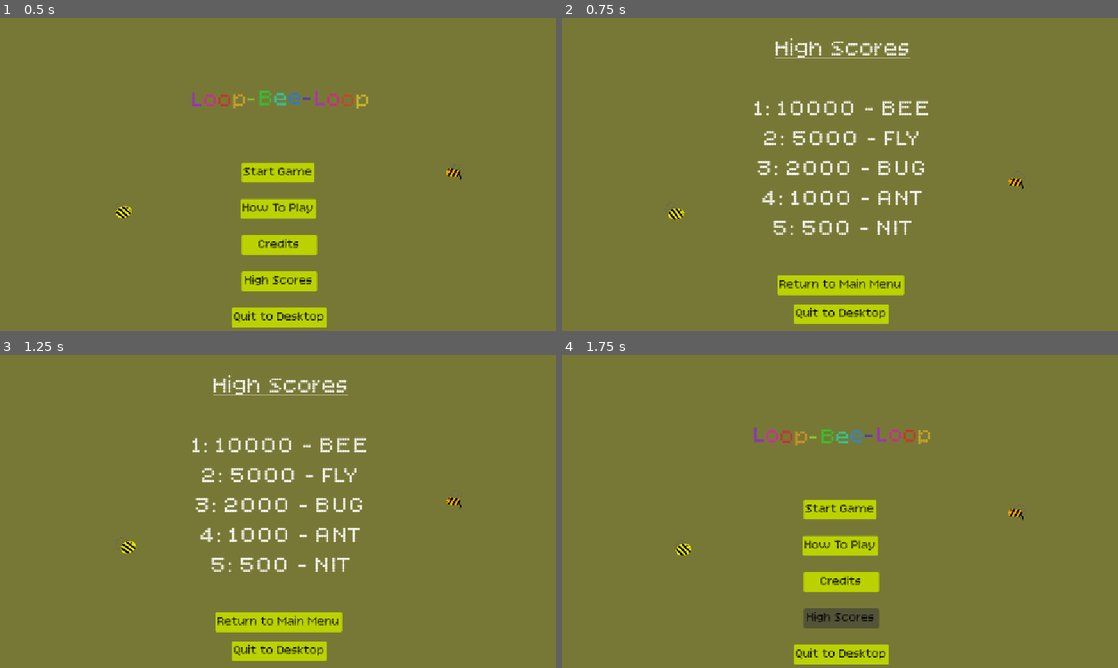
Above: before the commit, frames 1-4 (two rows, left to right).
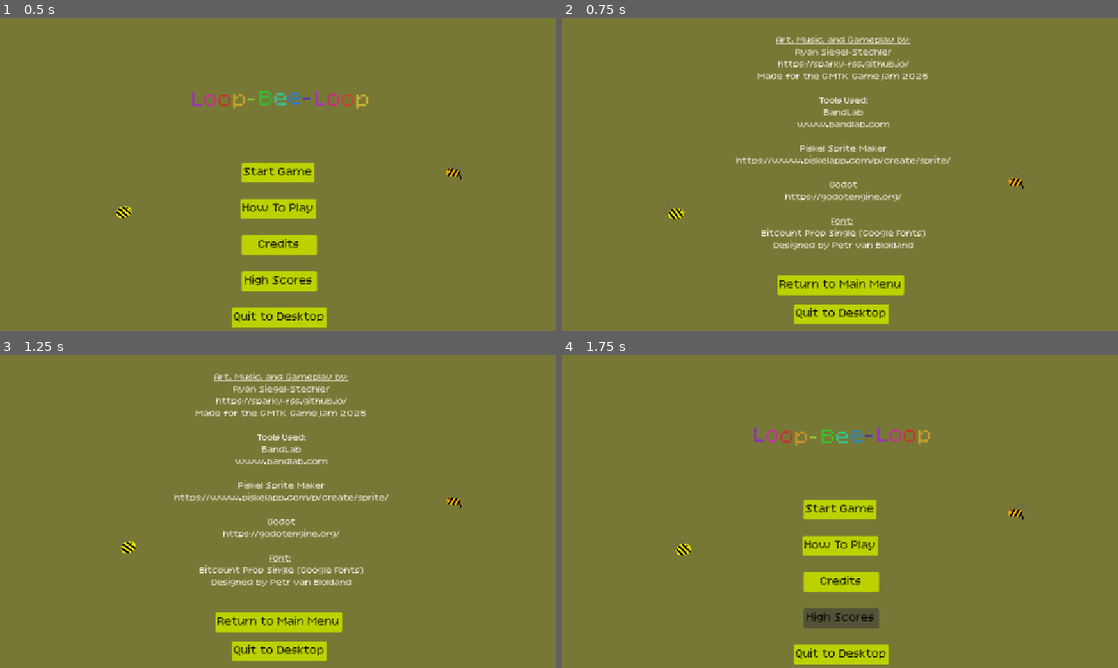
Above: after the commit, the same moments.

Repository: sparky-rss/gmtkgamejam
Game: Godot game, scene res://Scenes/main_menu.tscn
Same seed, same stepped clock (60 frames per second), same inputs: the game is played once before the commit and once after it.
Inputs:
- Up to frame 1 (0.5 s): no input
- Up to frame 2 (0.75 s): click "Credits" at 0.5 s
- Up to frame 3 (1.25 s): no input
- Up to frame 4 (1.75 s): click "Return to Main Menu" at 1.25 s

Frame 1 is identical in both runs. In frame 2, 5.6% of the frame differs, in the area x 31-70%, y 5-74%; in frame 3, 5.6%; in frame 4, nothing differs.

Commit message:
Fixing main menu credits/high score buttons

Diff:
--- a/Scenes/main_menu.tscn
+++ b/Scenes/main_menu.tscn
@@ -215,5 +215,5 @@
 [connection signal="pressed" from="StartGame" to="." method="_on_start_game_pressed"]
 [connection signal="pressed" from="HowToPlay" to="." method="_on_how_to_play_pressed"]
 [connection signal="pressed" from="Credits" to="." method="_on_credits_pressed"]
-[connection signal="pressed" from="HighScores" to="." method="_on_credits_pressed"]
+[connection signal="pressed" from="HighScores" to="." method="_on_high_scores_pressed"]
 [connection signal="pressed" from="Quit" to="." method="_on_quit_pressed"]
--- a/Scripts/node_2d.gd
+++ b/Scripts/node_2d.gd
@@ -62,8 +62,12 @@
 
 
 func _on_credits_pressed() -> void:
-	get_tree().change_scene_to_file("res://Scenes/high_scores.tscn")
+	get_tree().change_scene_to_file("res://Scenes/credits.tscn")
 
 
 func _on_return_to_menu_pressed() -> void:
 	get_tree().change_scene_to_file("res://Scenes/main_menu.tscn")
+
+
+func _on_high_scores_pressed() -> void:
+	get_tree().change_scene_to_file("res://Scenes/high_scores.tscn")
